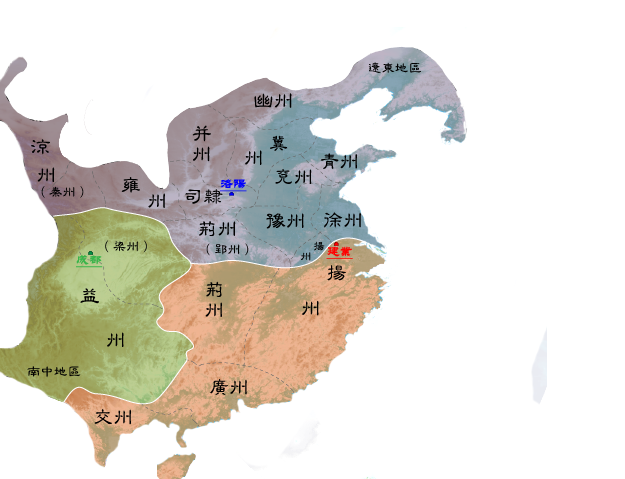
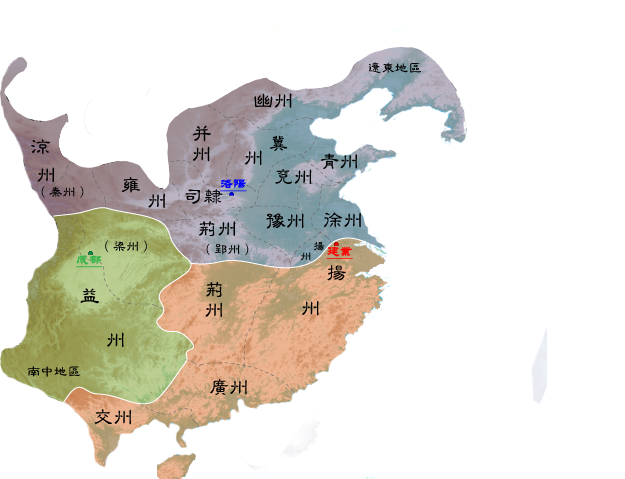
The second 625px x 479px image is a revision of the first. Changes to its layers:
painted on "图层 0" over left=0, top=76, right=12, bottom=378
